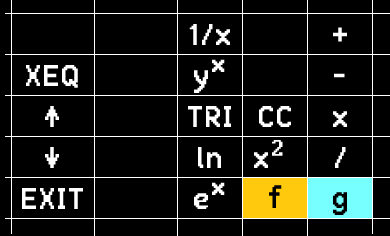
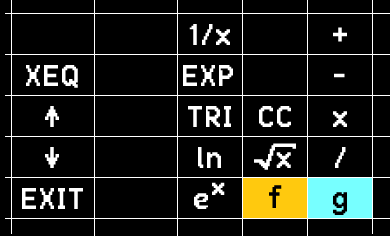
Revision of a layered 390 x 236 image; what changed, layer by layer:
renamed "x²" to "√Ϳ", painted on it over bbox(254, 140, 296, 170)
renamed "yᵡ" to "EXP", painted on it over bbox(183, 59, 233, 93)
